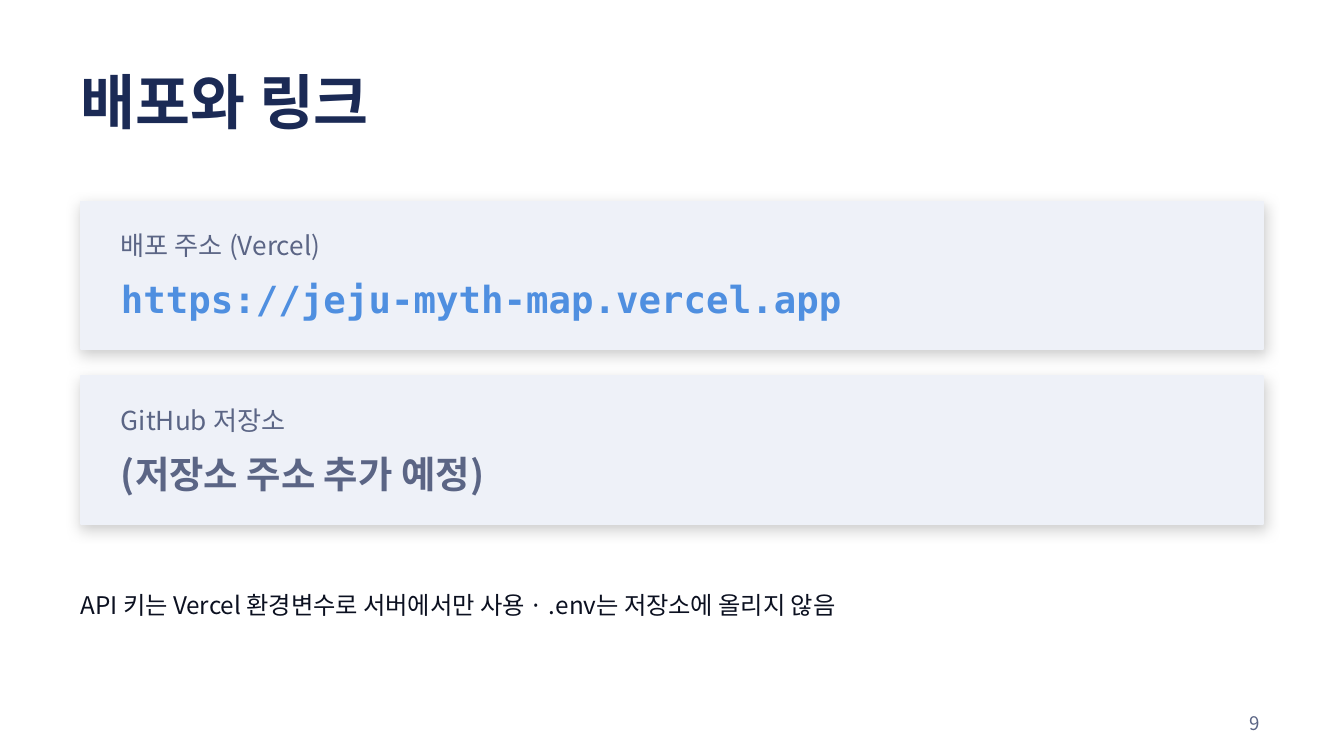
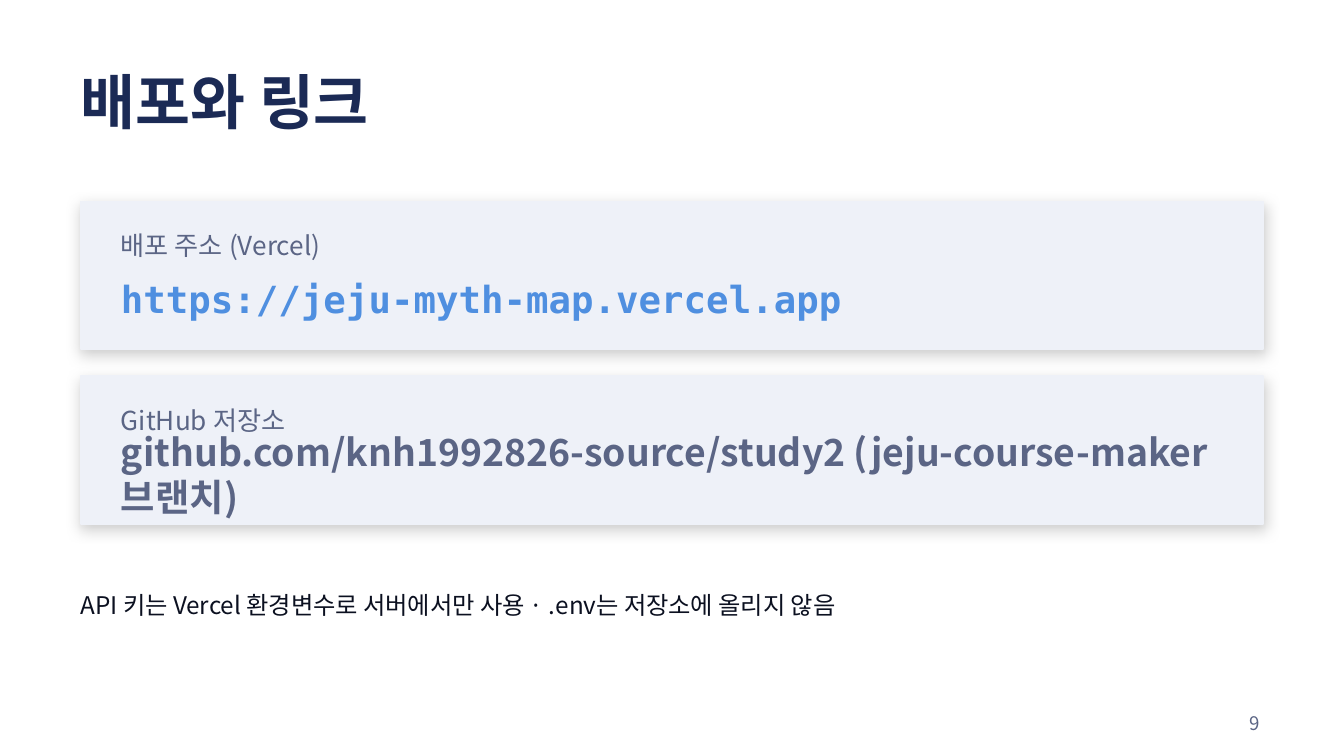
Before and after one commit to knh1992826-source/study2, a slide deck: slide 9 of docs/김예현_발표자료.pptx. Drawn at 1344x756 pixels with LibreOffice and Linux fonts; fonts in the diff are those of the drawing. Boxes give left, top, right and bottom in pixels: in the first picture for what was removed or moved away, otherwise in the second. Text is boxed around its words. In the diff, an @@ line names an element or a change of style, - is before the commit and + after.

```diff
--- a/docs/김예현_발표자료.pptx
+++ b/docs/김예현_발표자료.pptx
@@ text at (121, 428, 1208, 518): text changed @@
-(저장소 주소 추가 예정)
+github.com/knh1992826-source/study2 (jeju-course-maker 브랜치)
```
Also in this commit, not shown: 1 other file.
